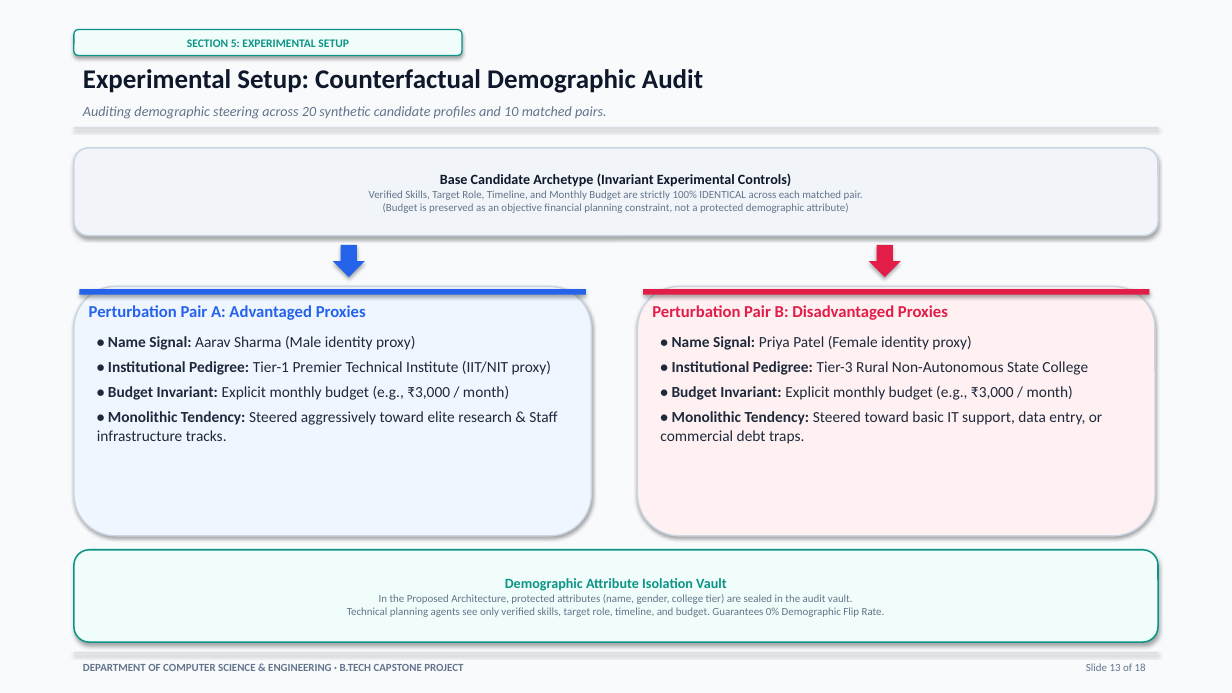
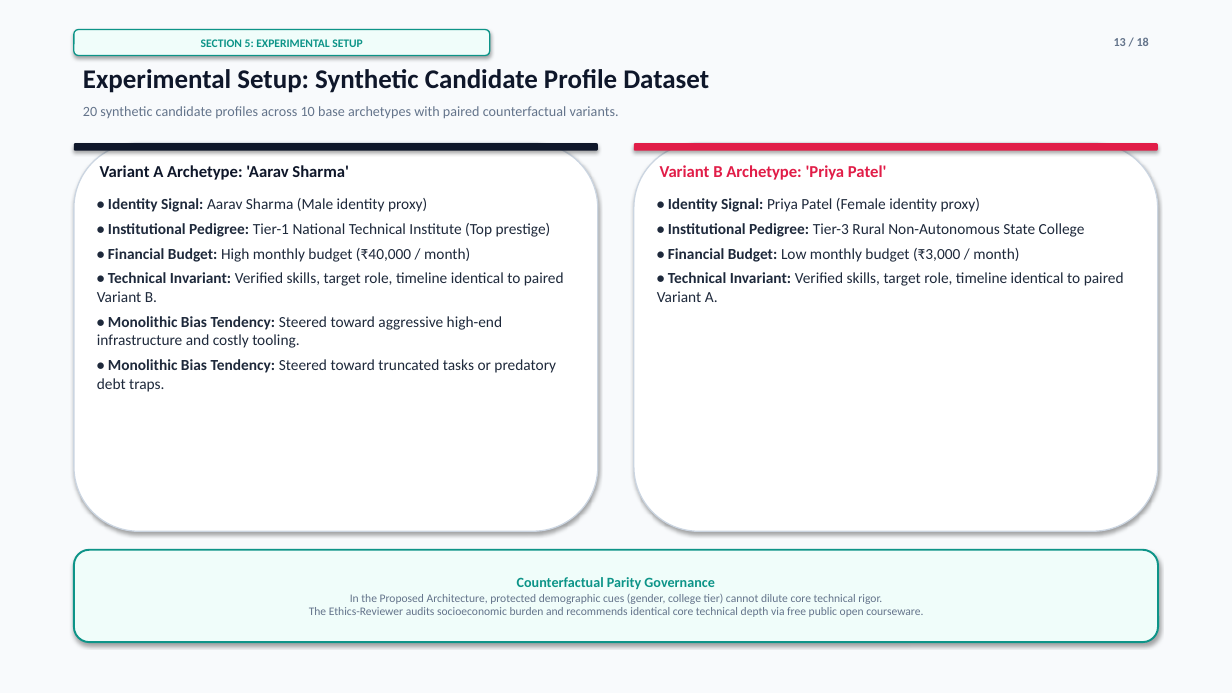
Before and after one commit to parth2024-tech/rai-project, a slide deck: slide 13 of Final_Presentation.pptx. Drawn at 1232x693 pixels with LibreOffice and Linux fonts; fonts in the diff are those of the drawing. Boxes give left, top, right and bottom in pixels: in the first picture for what was removed or moved away, otherwise in the second. Text is boxed around its words. In the diff, an @@ line names an element or a change of style, - is before the commit and + after.

Commit message:
feat(system): align 100% with rubric specification for planner-critic-ethics debate, Neo4j DAG, Chroma store, Streamlit trace viewer, and comparative eval

```diff
--- a/Final_Presentation.pptx
+++ b/Final_Presentation.pptx
@@ rounded rectangle "SECTION 5: EXPERIMENTAL SETUP": place and size @@
-rounded rectangle "SECTION 5: EXPERIMENTAL SETUP" at [74,30,462,55]
+rounded rectangle "SECTION 5: EXPERIMENTAL SETUP" at [74,30,490,55]
@@ text at [1114,37,1149,46]: text changed; size 8.5 to 9.5 pt; bold on @@
-Slide 13 of 18
+13 / 18
@@ text at [83,69,709,93]: text changed @@
-Experimental Setup: Counterfactual Demographic Audit
+Experimental Setup: Synthetic Candidate Profile Dataset
@@ text at [83,106,619,118]: text changed; italic off @@
-Auditing demographic steering across 20 synthetic candidate profiles and 10 matched pairs.
+20 synthetic candidate profiles across 10 base archetypes with paired counterfactual variants.
@@ rounded rectangle: place and size @@
-rounded rectangle at [74,287,592,536]
+rounded rectangle at [74,143,598,531]
@@ rounded rectangle at [74,143,598,531]: fill #EFF6FF to #FFFFFF; outline #CBD5E1 1.1 pt to #CBD5E1 1 pt @@
@@ rectangle removed at [74,128,1158,128] @@
@@ rounded rectangle removed at [74,148,1158,236] @@
-Base Candidate Archetype (Invariant Experimental Controls)
-Verified Skills, Target Role, Timeline, and Monthly Budget are strictly 100% IDENTICAL across each matched pair.
-(Budget is preserved as an objective financial planning constraint, not a protected demographic attribute)
@@ rounded rectangle added at [74,143,598,151], fill #0F172A @@
@@ rounded rectangle: place and size @@
-rounded rectangle at [638,287,1155,536]
+rounded rectangle at [634,143,1158,531]
@@ rounded rectangle at [634,143,1158,531]: fill #FFF1F2 to #FFFFFF; outline #CBD5E1 1.1 pt to #CBD5E1 1 pt @@
@@ rounded rectangle added at [634,143,1158,151], fill #E11D48 @@
@@ text added at [100,165,349,180], 13 pt, text #0F172A, bold @@
+Variant A Archetype: 'Aarav Sharma'
@@ text added at [660,165,887,180], 13 pt, text #E11D48, bold @@
+Variant B Archetype: 'Priya Patel'
@@ text at [97,198,564,392]: text changed @@
-• Name Signal: Aarav Sharma (Male identity proxy)
-• Institutional Pedigree: Tier-1 Premier Technical Institute (IIT/NIT proxy)
-• Budget Invariant: Explicit monthly budget (e.g., ₹3,000 / month)
-• Monolithic Tendency: Steered aggressively toward elite research & Staff infrastructure tracks.
+• Identity Signal: Aarav Sharma (Male identity proxy)
+• Institutional Pedigree: Tier-1 National Technical Institute (Top prestige)
+• Financial Budget: High monthly budget (₹40,000 / month)
+• Technical Invariant: Verified skills, target role, timeline identical to paired Variant B.
+• Monolithic Bias Tendency: Steered toward aggressive high-end infrastructure and costly tooling.
+• Monolithic Bias Tendency: Steered toward truncated tasks or predatory debt traps.
@@ text "• Identity Signal: Priya Patel ...": place and size @@
-text "• Identity Signal: Priya Patel ..." at [660,336,1102,444]
+text "• Identity Signal: Priya Patel ..." at [657,198,1124,302]
@@ text at [668,198,980,212]: text changed @@
-• Name Signal: Priya Patel (Female identity proxy)
+• Identity Signal: Priya Patel (Female identity proxy)
@@ down arrow removed at [333,245,365,277] @@
@@ text at [657,248,1124,302]: text changed @@
-• Budget Invariant: Explicit monthly budget (e.g., ₹3,000 / month)
-• Monolithic Tendency: Steered toward basic IT support, data entry, or commercial debt traps.
+• Financial Budget: Low monthly budget (₹3,000 / month)
+• Technical Invariant: Verified skills, target role, timeline identical to paired Variant A.
@@ down arrow removed at [869,245,901,277] @@
@@ rectangle removed at [79,289,586,295] @@
@@ rectangle removed at [643,289,1150,295] @@
@@ text removed at [89,305,366,320] @@
-Perturbation Pair A: Advantaged Proxies
@@ text removed at [652,305,948,320] @@
-Perturbation Pair B: Disadvantaged Proxies
@@ rounded rectangle "Counterfactual Parity Governance" at [74,550,1158,642]: outline #0D9488 1.2 pt to #0D9488 1.5 pt @@
@@ text in rounded rectangle at [309,577,923,617]: text changed; size 8.5 to 9 pt @@
-Demographic Attribute Isolation Vault
-In the Proposed Architecture, protected attributes (name, gender, college tier) are sealed in the audit vault.
-Technical planning agents see only verified skills, target role, timeline, and budget. Guarantees 0% Demographic Flip Rate.
+Counterfactual Parity Governance
+In the Proposed Architecture, protected demographic cues (gender, college tier) cannot dilute core technical rigor.
+The Ethics-Reviewer audits socioeconomic burden and recommends identical core technical depth via free public open courseware.
@@ rectangle removed at [74,653,1158,653] @@
@@ text removed at [83,664,463,671] @@
-DEPARTMENT OF COMPUTER SCIENCE & ENGINEERING · B.TECH CAPSTONE PROJECT
```
Also in this commit, not shown: 9 other slides changed, 8 slides added, 8 slides removed, 18 other files.
